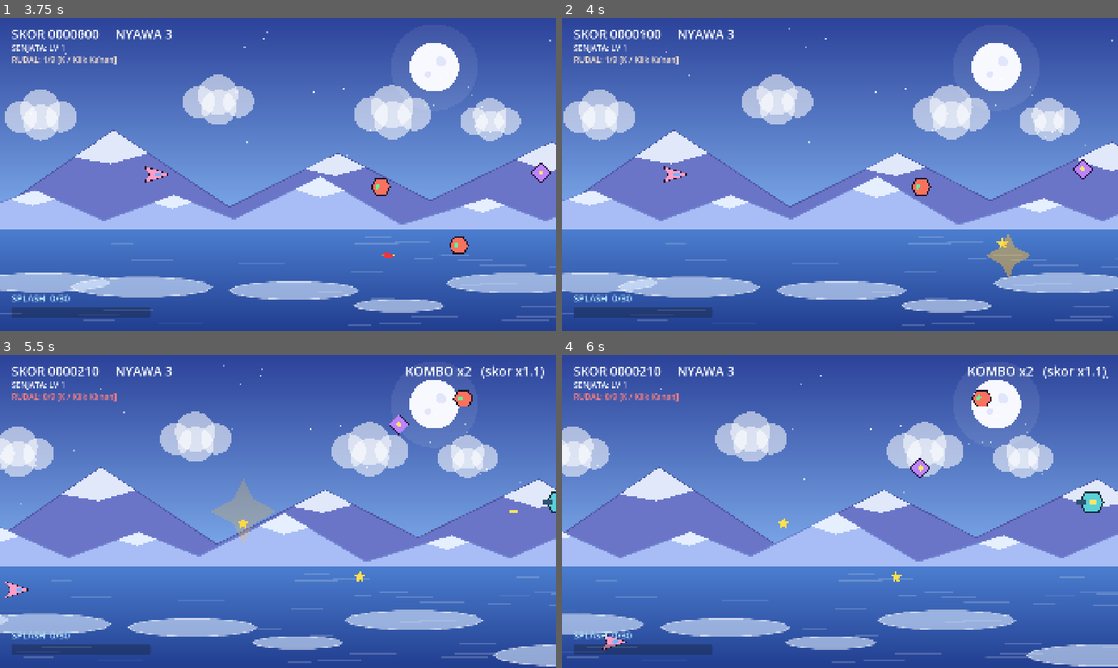
Above: before the commit, frames 1-4 (two rows, left to right).
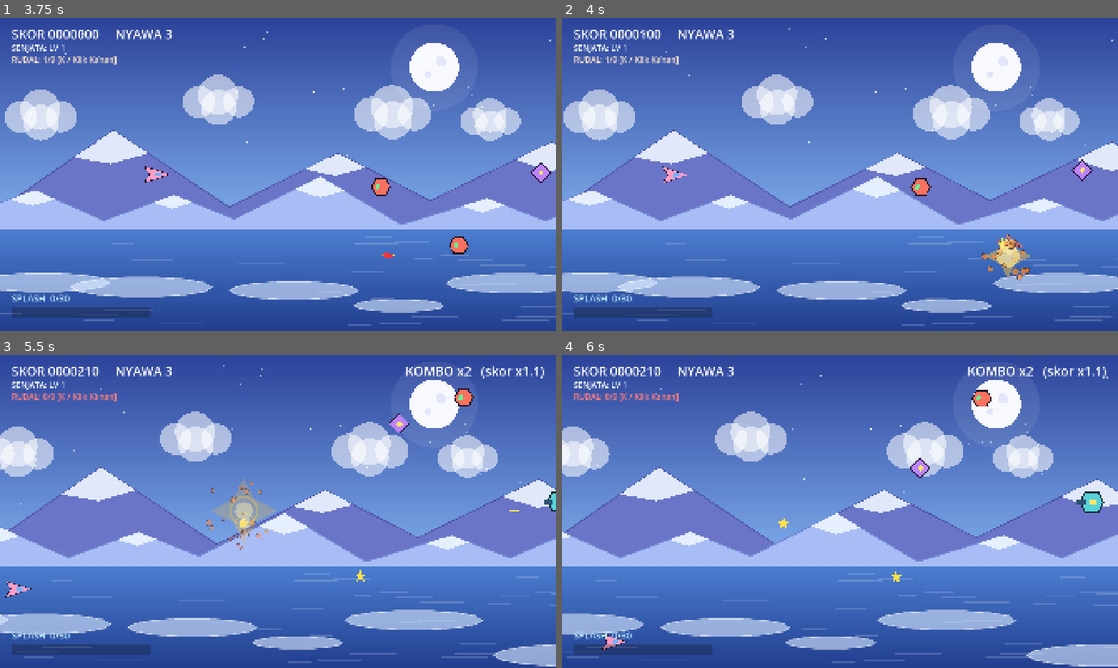
Above: after the commit, the same moments.

Repository: IhsanDwiPutra/Starsplash
Game: Godot game, scene res://scenes/ui/main_menu.tscn
Same seed, same stepped clock (60 frames per second), same inputs: the game is played once before the commit and once after it.
Inputs:
- Up to frame 1 (3.75 s): tap Enter at 0.5 s; hold D (move_right) 0.53-1.28 s; tap K (missile) at 0.6, 1.55, 2.1, 3.05, 3.6 s; tap Space at 1.25 s; hold S (move_down) 1.28-2.03 s; tap J (fire) at 1.35 s; hold D (move_right) 2.03-2.78 s; hold W (move_up) 2.78-3.53 s; tap L (splash) at 2.85 s; hold A (move_left) from 3.53 s (still down)
- Up to frame 2 (4 s): keep holding A (move_left)
- Up to frame 3 (5.5 s): tap J (fire) at 4.35 s; tap K (missile) at 4.55, 5.1 s; release A (move_left) at 5.03 s; hold S (move_down) from 5.03 s (still down)
- Up to frame 4 (6 s): release S (move_down) at 5.78 s; hold D (move_right) from 5.78 s (still down); tap L (splash) at 5.85 s

Frame 1 is identical in both runs. In frame 2, 0.6% of the frame differs, in the area x 18-96%, y 45-84%; in frame 3, 0.7%, in the area x 0-100%, y 10-78%; in frame 4, nothing differs.

Commit message:
feat(fx): tambah efek ledakan pecahan poligon, hit spark, dan screen shake kamera

Diff:
--- /dev/null
+++ b/scenes/fx/explosion.tscn
@@ -0,0 +1,7 @@
+[gd_scene format=3]
+
+[ext_resource type="Script" path="res://scripts/fx/explosion.gd" id="1_explosion"]
+
+[node name="Explosion" type="Node2D"]
+z_index = 9
+script = ExtResource("1_explosion")
--- /dev/null
+++ b/scenes/fx/hit_spark.tscn
@@ -0,0 +1,7 @@
+[gd_scene format=3]
+
+[ext_resource type="Script" path="res://scripts/fx/hit_spark.gd" id="1_spark"]
+
+[node name="HitSpark" type="Node2D"]
+z_index = 8
+script = ExtResource("1_spark")
--- a/scenes/levels/test_level.tscn
+++ b/scenes/levels/test_level.tscn
@@ -7,6 +7,9 @@
 
 [node name="TestLevel" type="Node2D"]
 script = ExtResource("1_level")
+
+[node name="Camera2D" type="Camera2D" parent="."]
+anchor_mode = 0
 
 [node name="Background" type="CanvasLayer" parent="."]
 layer = -1
--- a/scripts/autoload/game_state.gd
+++ b/scripts/autoload/game_state.gd
@@ -14,6 +14,7 @@
 signal weapon_timer_changed(time_left: float, max_time: float)
 signal missiles_changed(ammo: int, max_ammo: int)
 signal shield_changed(active: bool)
+signal screen_shaken(intensity: float, duration: float)
 
 const START_LIVES: Dictionary = {
 	Difficulty.EASY: 5,
@@ -179,5 +180,9 @@
 	combo_changed.emit(combo, 1.0)
 
 
+func trigger_shake(intensity: float = 6.0, duration: float = 0.2) -> void:
+	screen_shaken.emit(intensity, duration)
+
+
 func _now() -> float:
 	return Time.get_ticks_msec() / 1000.0
--- a/scripts/enemies/enemy.gd
+++ b/scripts/enemies/enemy.gd
@@ -27,6 +27,8 @@
 const StarScene: PackedScene = preload("res://scenes/pickups/star.tscn")
 const EnemyBulletScene: PackedScene = preload("res://scenes/projectiles/enemy_bullet.tscn")
 const PickupScene: PackedScene = preload("res://scenes/pickups/pickup.tscn")
+const HitSparkScene: PackedScene = preload("res://scenes/fx/hit_spark.tscn")
+const ExplosionScene: PackedScene = preload("res://scenes/fx/explosion.tscn")
 
 static var _kills_without_drop: int = 0
 
@@ -61,10 +63,11 @@
 		queue_free()
 
 
-func take_damage(amount: int) -> void:
+func take_damage(amount: int, hit_pos: Vector2 = Vector2.INF) -> void:
 	if _dead:
 		return
 	_hp -= amount
+	_spawn_hit_spark(hit_pos)
 	if _hp <= 0:
 		_die()
 	else:
@@ -113,8 +116,37 @@
 	GameState.add_score(roundi(score_value * GameState.get_multiplier()))
 	_drop_stars(star_value + GameState.combo_bonus_stars())
 	_maybe_drop_pickup()
+	_spawn_explosion()
 	died.emit()
 	queue_free()
+
+
+func _spawn_hit_spark(hit_pos: Vector2) -> void:
+	var spark := HitSparkScene.instantiate() as Node2D
+	spark.global_position = global_position if hit_pos == Vector2.INF else hit_pos
+	get_parent().add_child(spark)
+
+
+func _spawn_explosion() -> void:
+	var explosion := ExplosionScene.instantiate() as Explosion
+	explosion.global_position = global_position
+	if has_node("Visual"):
+		var visual := get_node("Visual") as Polygon2D
+		if visual != null:
+			explosion.base_color = visual.color
+	if is_carrier:
+		explosion.blast_scale = 1.4
+		explosion.shard_count = 14
+		GameState.trigger_shake(6.0, 0.22)
+	elif move_type == MoveType.HOLD:
+		explosion.blast_scale = 1.2
+		explosion.shard_count = 12
+		GameState.trigger_shake(4.5, 0.18)
+	else:
+		explosion.blast_scale = 1.0
+		explosion.shard_count = 9
+		GameState.trigger_shake(3.0, 0.12)
+	get_parent().add_child(explosion)
 
 
 func _drop_stars(count: int) -> void:
--- /dev/null
+++ b/scripts/fx/explosion.gd
@@ -0,0 +1,79 @@
+class_name Explosion
+extends Node2D
+## Ledakan musuh: flash inti, gelombang kejut, dan pecahan poligon melayang.
+
+const DURATION: float = 0.38
+
+@export var base_color: Color = Color(1.0, 0.5, 0.25)
+@export var shard_count: int = 10
+@export var blast_scale: float = 1.0
+
+var _time: float = 0.0
+var _shards: Array[Dictionary] = []
+
+
+func _ready() -> void:
+	for i in shard_count:
+		var angle: float = randf_range(-PI, PI)
+		var speed: float = randf_range(180.0, 480.0) * blast_scale
+		var rot_speed: float = randf_range(-12.0, 12.0)
+		var size: float = randf_range(6.0, 14.0) * blast_scale
+		# Buat bentuk pecahan poligon acak
+		var pts := PackedVector2Array([
+			Vector2(-size, -size * 0.5),
+			Vector2(size * 0.8, -size * 0.7),
+			Vector2(size, size * 0.6),
+			Vector2(-size * 0.5, size)
+		])
+		var outline := PackedVector2Array([
+			Vector2(-size, -size * 0.5),
+			Vector2(size * 0.8, -size * 0.7),
+			Vector2(size, size * 0.6),
+			Vector2(-size * 0.5, size),
+			Vector2(-size, -size * 0.5)
+		])
+		_shards.append({
+			"pos": Vector2.ZERO,
+			"vel": Vector2.from_angle(angle) * speed,
+			"rot": randf() * TAU,
+			"rot_speed": rot_speed,
+			"pts": pts,
+			"outline": outline,
+			"scale": 1.0
+		})
+
+
+func _process(delta: float) -> void:
+	_time += delta
+	for s in _shards:
+		s["pos"] += s["vel"] * delta
+		s["rot"] += s["rot_speed"] * delta
+		s["scale"] = maxf(0.0, 1.0 - (_time / DURATION))
+	queue_redraw()
+	if _time >= DURATION:
+		queue_free()
+
+
+func _draw() -> void:
+	var progress: float = _time / DURATION
+	var alpha: float = 1.0 - progress
+
+	# 1. Flash inti di tengah
+	var flash_r: float = 38.0 * blast_scale * (1.0 - progress)
+	if flash_r > 0.0:
+		draw_circle(Vector2.ZERO, flash_r, Color(1.0, 0.95, 0.7, alpha * 0.85))
+
+	# 2. Ring gelombang kejut yang mengembang
+	var ring_r: float = 65.0 * blast_scale * progress
+	draw_arc(Vector2.ZERO, ring_r, 0.0, TAU, 32, Color(1.0, 0.8, 0.3, alpha * 0.7), 4.0 * blast_scale, true)
+
+	# 3. Pecahan-pecahan yang terlempar berputar
+	var shard_color := Color(base_color.r, base_color.g, base_color.b, alpha)
+	var outline_color := Color(0.15, 0.1, 0.15, alpha)
+
+	for s in _shards:
+		var xf := Transform2D(s["rot"], s["scale"] * Vector2.ONE, 0.0, s["pos"])
+		draw_set_transform_matrix(xf)
+		draw_colored_polygon(s["pts"], shard_color)
+		draw_polyline(s["outline"], outline_color, 2.0, true)
+	draw_set_transform_matrix(Transform2D.IDENTITY)
--- /dev/null
+++ b/scripts/fx/hit_spark.gd
@@ -0,0 +1,39 @@
+class_name HitSpark
+extends Node2D
+## Percikan saat peluru mengenai musuh. Menghilang sangat cepat (0.12s).
+
+const DURATION: float = 0.12
+const SPARK_COUNT: int = 5
+
+var _sparks: Array[Dictionary] = []
+var _time: float = 0.0
+
+
+func _ready() -> void:
+	for i in SPARK_COUNT:
+		var angle: float = randf_range(-PI, PI)
+		var speed: float = randf_range(160.0, 340.0)
+		_sparks.append({
+			"dir": Vector2.from_angle(angle),
+			"speed": speed,
+			"length": randf_range(8.0, 16.0),
+			"pos": Vector2.ZERO
+		})
+
+
+func _process(delta: float) -> void:
+	_time += delta
+	for s in _sparks:
+		s["pos"] += s["dir"] * s["speed"] * delta
+	queue_redraw()
+	if _time >= DURATION:
+		queue_free()
+
+
+func _draw() -> void:
+	var alpha: float = 1.0 - (_time / DURATION)
+	var color := Color(1.0, 0.95, 0.4, alpha)
+	for s in _sparks:
+		var p1: Vector2 = s["pos"]
+		var p2: Vector2 = p1 - s["dir"] * s["length"] * alpha
+		draw_line(p1, p2, color, 3.0, true)
--- a/scripts/levels/test_level.gd
+++ b/scripts/levels/test_level.gd
@@ -15,22 +15,50 @@
 var _is_game_over: bool = false
 var _can_leave: bool = false
 
+var _shake_intensity: float = 0.0
+var _shake_duration: float = 0.0
+var _shake_timer: float = 0.0
+
 @onready var _enemies: Node2D = $Enemies
 @onready var _game_over_label: Label = $HUD/GameOverLabel
+@onready var _camera: Camera2D = $Camera2D
 
 
 func _ready() -> void:
 	$Player.game_over.connect(_on_game_over)
+	GameState.screen_shaken.connect(_on_screen_shaken)
 	_game_over_label.visible = false
 
 
 func _process(delta: float) -> void:
+	_handle_screen_shake(delta)
 	if _is_game_over:
 		return
 	_spawn_timer -= delta
 	if _spawn_timer <= 0.0:
 		_spawn_timer = SPAWN_INTERVAL
 		_spawn_enemy()
+
+
+func _handle_screen_shake(delta: float) -> void:
+	if _shake_timer > 0.0:
+		_shake_timer -= delta
+		var damp: float = clampf(_shake_timer / maxf(_shake_duration, 0.001), 0.0, 1.0)
+		_camera.offset = Vector2(
+			randf_range(-_shake_intensity, _shake_intensity) * damp,
+			randf_range(-_shake_intensity, _shake_intensity) * damp
+		)
+		if _shake_timer <= 0.0:
+			_camera.offset = Vector2.ZERO
+			_shake_intensity = 0.0
+	else:
+		_camera.offset = Vector2.ZERO
+
+
+func _on_screen_shaken(intensity: float, duration: float) -> void:
+	_shake_intensity = maxf(_shake_intensity, intensity)
+	_shake_duration = maxf(_shake_duration, duration)
+	_shake_timer = maxf(_shake_timer, duration)
 
 
 func _spawn_enemy() -> void:
--- a/scripts/player/player.gd
+++ b/scripts/player/player.gd
@@ -17,6 +17,7 @@
 const BulletScene: PackedScene = preload("res://scenes/projectiles/player_bullet.tscn")
 const MissileScene: PackedScene = preload("res://scenes/projectiles/missile.tscn")
 const SplashWaveScene: PackedScene = preload("res://scenes/fx/splash_wave.tscn")
+const ExplosionScene: PackedScene = preload("res://scenes/fx/explosion.tscn")
 
 var _cooldown: float = 0.0
 var _missile_cooldown: float = 0.0
@@ -108,6 +109,7 @@
 func _try_splash() -> void:
 	if not GameState.try_splash():
 		return
+	GameState.trigger_shake(10.0, 0.35)
 	for bullet in get_tree().get_nodes_in_group("enemy_bullet"):
 		bullet.queue_free()
 	var limit_x: float = get_viewport_rect().size.x + SPLASH_OFFSCREEN_MARGIN
@@ -148,6 +150,7 @@
 	# Jika memiliki shield: serap serangan, jangan kurangi nyawa & level senjata
 	if GameState.has_shield:
 		GameState.set_shield(false)
+		GameState.trigger_shake(5.0, 0.2)
 		_invuln = 1.0
 		return
 	# Tanpa shield: turunkan level senjata dan kurangi nyawa
@@ -156,6 +159,14 @@
 	if GameState.lives <= 0:
 		_dead = true
 		visible = false
+		var exp := ExplosionScene.instantiate() as Explosion
+		exp.global_position = global_position
+		exp.base_color = Color(0.35, 0.75, 1.0)
+		exp.blast_scale = 1.8
+		exp.shard_count = 18
+		get_parent().add_child(exp)
+		GameState.trigger_shake(12.0, 0.45)
 		game_over.emit()
 	else:
+		GameState.trigger_shake(8.0, 0.25)
 		_invuln = INVULN_TIME
--- a/scripts/projectiles/missile.gd
+++ b/scripts/projectiles/missile.gd
@@ -9,6 +9,7 @@
 const DAMAGE: int = 10
 const BLAST_RADIUS: float = 150.0
 const DESPAWN_X: float = 2100.0
+const ExplosionScene: PackedScene = preload("res://scenes/fx/explosion.tscn")
 
 var _speed: float = INITIAL_SPEED
 var _exploded: bool = false
@@ -37,11 +38,18 @@
 
 func _explode() -> void:
 	_exploded = true
+	GameState.trigger_shake(8.0, 0.25)
+	var exp := ExplosionScene.instantiate() as Explosion
+	exp.global_position = global_position
+	exp.base_color = Color(1.0, 0.55, 0.2)
+	exp.blast_scale = 1.5
+	exp.shard_count = 14
+	get_parent().add_child(exp)
 	# Beri damage ke semua musuh dalam radius ledakan
 	for node in get_tree().get_nodes_in_group("enemy"):
 		var enemy := node as Enemy
 		if enemy != null and enemy.global_position.distance_to(global_position) <= BLAST_RADIUS:
-			enemy.take_damage(DAMAGE)
+			enemy.take_damage(DAMAGE, enemy.global_position)
 	_play_blast_fx()
 
 
--- a/scripts/projectiles/player_bullet.gd
+++ b/scripts/projectiles/player_bullet.gd
@@ -26,5 +26,5 @@
 func _on_area_entered(area: Area2D) -> void:
 	var enemy := area as Enemy
 	if enemy != null:
-		enemy.take_damage(damage)
+		enemy.take_damage(damage, global_position)
 		queue_free()
Not shown, added: scripts/fx/explosion.gd.uid
Not shown, added: scripts/fx/hit_spark.gd.uid
Not shown, changed: docs/DECISIONS.md
Not shown, changed: docs/ROADMAP.md
